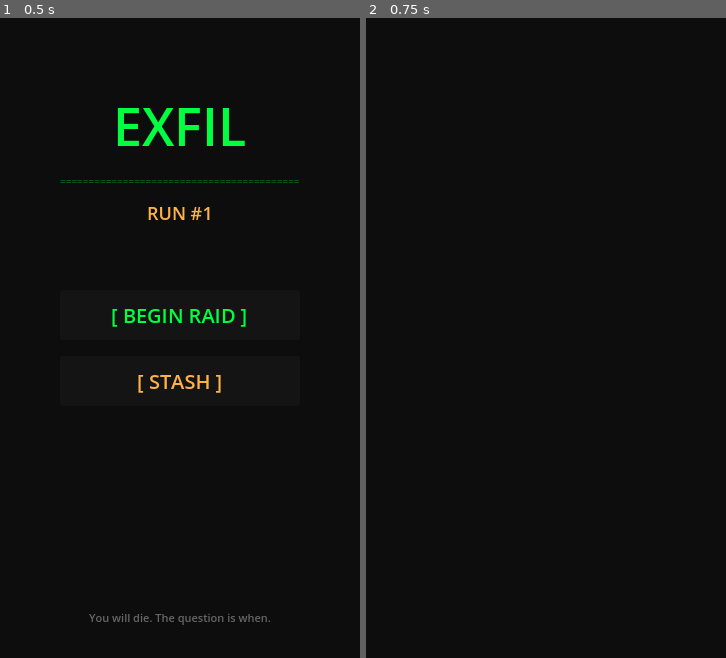
Above: before the commit, frames 1-2 (left to right).
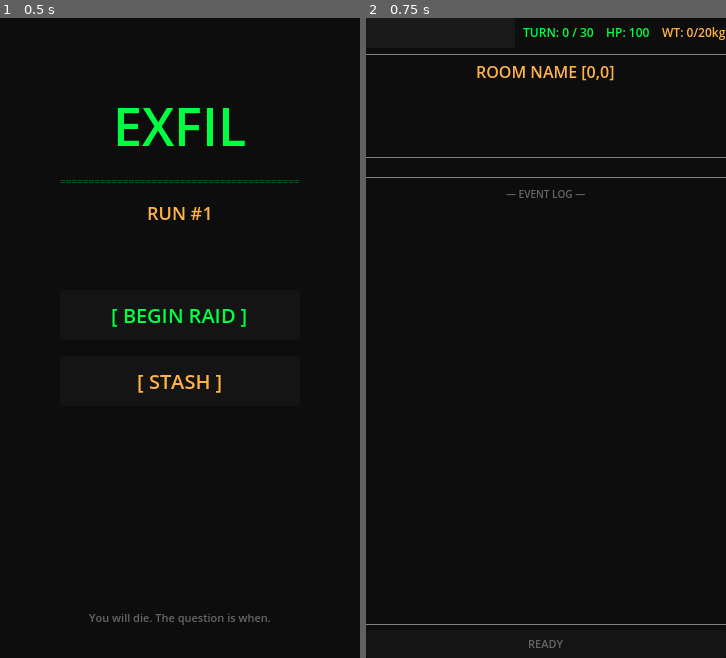
Above: after the commit, the same moments.

Repository: RJDray/Exfil
Game: Godot game, scene res://scenes/MainMenu.tscn
Same seed, same stepped clock (60 frames per second), same inputs: the game is played once before the commit and once after it.
Inputs:
- Up to frame 1 (0.5 s): no input
- Up to frame 2 (0.75 s): click "[ BEGIN RAID ]" at 0.5 s

Frame 1 is identical in both runs. In frame 2, 1.5% of the frame differs, in the area x 0-100%, y 1-99%.
Error after the commit: Parse Error: Cannot infer the type of "item_ref" variable because the value doesn't have a set type. (res://scripts/Raid.gd:366)

Commit message:
feat(scenes): Raid core gameplay — map, turns, movement, loot, combat
5x5 procedural grid map with room types (storage, labs, office,
armory, etc.), atmospheric descriptions, and enemy scaling by distance
and run count. Turn-based movement, room looting with weight limits,
auto-equip weapons, combat with attack/flee, med usage, and
extraction window (turns 25-30). Miss the window = permadeath.

Co-Authored-By: Claude Opus 4.6 <noreply@anthropic.com>

Diff:
--- a/scenes/Raid.tscn
+++ b/scenes/Raid.tscn
@@ -1,4 +1,6 @@
-[gd_scene format=3 uid="uid://placeholder_raid"]
+[gd_scene load_steps=2 format=3 uid="uid://placeholder_raid"]
+
+[ext_resource type="Script" path="res://scripts/Raid.gd" id="1"]
 
 [node name="Raid" type="Control"]
 layout_mode = 3
@@ -7,3 +9,148 @@
 anchor_bottom = 1.0
 grow_horizontal = 2
 grow_vertical = 2
+script = ExtResource("1")
+
+[node name="Background" type="ColorRect" parent="."]
+layout_mode = 1
+anchors_preset = 15
+anchor_right = 1.0
+anchor_bottom = 1.0
+grow_horizontal = 2
+grow_vertical = 2
+color = Color(0.051, 0.051, 0.051, 1)
+
+[node name="MainVBox" type="VBoxContainer" parent="."]
+layout_mode = 1
+anchors_preset = 15
+anchor_right = 1.0
+anchor_bottom = 1.0
+grow_horizontal = 2
+grow_vertical = 2
+
+[node name="TopBar" type="HBoxContainer" parent="MainVBox"]
+layout_mode = 2
+custom_minimum_size = Vector2(0, 30)
+theme_override_constants/separation = 8
+
+[node name="TopBarBG" type="ColorRect" parent="MainVBox/TopBar"]
+layout_mode = 2
+size_flags_horizontal = 3
+color = Color(0.1, 0.1, 0.1, 1)
+
+[node name="TopBarContent" type="HBoxContainer" parent="MainVBox/TopBar"]
+layout_mode = 2
+size_flags_horizontal = 3
+theme_override_constants/separation = 12
+
+[node name="TurnLabel" type="Label" parent="MainVBox/TopBar/TopBarContent"]
+unique_name_in_owner = true
+layout_mode = 2
+size_flags_horizontal = 3
+theme_override_colors/font_color = Color(0, 1, 0.255, 1)
+theme_override_font_sizes/font_size = 12
+text = "TURN: 0 / 30"
+
+[node name="HPLabel" type="Label" parent="MainVBox/TopBar/TopBarContent"]
+unique_name_in_owner = true
+layout_mode = 2
+size_flags_horizontal = 3
+theme_override_colors/font_color = Color(0, 1, 0.255, 1)
+theme_override_font_sizes/font_size = 12
+text = "HP: 100"
+horizontal_alignment = 1
+
+[node name="WeightLabel" type="Label" parent="MainVBox/TopBar/TopBarContent"]
+unique_name_in_owner = true
+layout_mode = 2
+size_flags_horizontal = 3
+theme_override_colors/font_color = Color(1, 0.702, 0.278, 1)
+theme_override_font_sizes/font_size = 12
+text = "WT: 0/20kg"
+horizontal_alignment = 2
+
+[node name="Divider1" type="HSeparator" parent="MainVBox"]
+layout_mode = 2
+theme_override_colors/separator_color = Color(0, 1, 0.255, 0.3)
+
+[node name="RoomTitle" type="Label" parent="MainVBox"]
+unique_name_in_owner = true
+layout_mode = 2
+theme_override_colors/font_color = Color(1, 0.702, 0.278, 1)
+theme_override_font_sizes/font_size = 16
+text = "ROOM NAME [0,0]"
+horizontal_alignment = 1
+
+[node name="ScrollContainer" type="ScrollContainer" parent="MainVBox"]
+layout_mode = 2
+size_flags_vertical = 3
+
+[node name="ContentVBox" type="VBoxContainer" parent="MainVBox/ScrollContainer"]
+layout_mode = 2
+size_flags_horizontal = 3
+size_flags_vertical = 3
+theme_override_constants/separation = 8
+
+[node name="RoomDesc" type="RichTextLabel" parent="MainVBox/ScrollContainer/ContentVBox"]
+unique_name_in_owner = true
+layout_mode = 2
+custom_minimum_size = Vector2(0, 60)
+bbcode_enabled = true
+theme_override_colors/default_color = Color(0.7, 0.7, 0.7, 1)
+theme_override_font_sizes/normal_font_size = 13
+fit_content = true
+scroll_active = false
+text = ""
+
+[node name="Divider2" type="HSeparator" parent="MainVBox/ScrollContainer/ContentVBox"]
+layout_mode = 2
+theme_override_colors/separator_color = Color(0, 1, 0.255, 0.2)
+
+[node name="ActionMargin" type="MarginContainer" parent="MainVBox/ScrollContainer/ContentVBox"]
+layout_mode = 2
+theme_override_constants/margin_left = 12
+theme_override_constants/margin_right = 12
+
+[node name="ActionContainer" type="VBoxContainer" parent="MainVBox/ScrollContainer/ContentVBox/ActionMargin"]
+unique_name_in_owner = true
+layout_mode = 2
+theme_override_constants/separation = 4
+
+[node name="Divider3" type="HSeparator" parent="MainVBox/ScrollContainer/ContentVBox"]
+layout_mode = 2
+theme_override_colors/separator_color = Color(0, 1, 0.255, 0.2)
+
+[node name="LogLabel" type="Label" parent="MainVBox/ScrollContainer/ContentVBox"]
+layout_mode = 2
+theme_override_colors/font_color = Color(0.4, 0.4, 0.4, 1)
+theme_override_font_sizes/font_size = 10
+text = "— EVENT LOG —"
+horizontal_alignment = 1
+
+[node name="LogText" type="RichTextLabel" parent="MainVBox/ScrollContainer/ContentVBox"]
+unique_name_in_owner = true
+layout_mode = 2
+custom_minimum_size = Vector2(0, 100)
+bbcode_enabled = true
+theme_override_colors/default_color = Color(0.6, 0.6, 0.6, 1)
+theme_override_font_sizes/normal_font_size = 11
+fit_content = true
+scroll_active = false
+text = ""
+
+[node name="Divider4" type="HSeparator" parent="MainVBox"]
+layout_mode = 2
+theme_override_colors/separator_color = Color(0, 1, 0.255, 0.3)
+
+[node name="BottomBar" type="PanelContainer" parent="MainVBox"]
+layout_mode = 2
+custom_minimum_size = Vector2(0, 28)
+
+[node name="StatusLabel" type="Label" parent="MainVBox/BottomBar"]
+unique_name_in_owner = true
+layout_mode = 2
+theme_override_colors/font_color = Color(0.4, 0.4, 0.4, 1)
+theme_override_font_sizes/font_size = 11
+text = "READY"
+horizontal_alignment = 1
+vertical_alignment = 1
--- /dev/null
+++ b/scripts/Raid.gd
@@ -0,0 +1,550 @@
+extends Control
+
+## Core raid gameplay — map generation, turns, movement, loot, combat, extraction.
+
+const MAX_TURNS := 30
+const EXTRACT_WINDOW_START := 25
+const EXTRACT_WINDOW_END := 30
+const MAP_SIZE := 5
+
+# Map data
+var rooms: Array = []  # 2D array [x][y] of room dictionaries
+var previous_pos: Vector2i = Vector2i(0, 0)
+
+# Combat state
+var in_combat: bool = false
+var current_enemy: Dictionary = {}
+
+# UI references
+@onready var turn_label: Label = %TurnLabel
+@onready var hp_label: Label = %HPLabel
+@onready var weight_label: Label = %WeightLabel
+@onready var room_title: Label = %RoomTitle
+@onready var room_desc: RichTextLabel = %RoomDesc
+@onready var action_container: VBoxContainer = %ActionContainer
+@onready var log_text: RichTextLabel = %LogText
+@onready var status_label: Label = %StatusLabel
+
+var event_log: Array = []
+
+
+func _ready() -> void:
+	_generate_map()
+	_add_log("[color=#ffb347]RAID BEGINS. You have 30 turns. Extract or die.[/color]")
+	_add_log("You drop into the zone at grid [0,0].")
+	_update_ui()
+	_show_room()
+
+
+# --- Map Generation ---
+
+const ROOM_TYPES := ["storage", "corridor", "labs", "office", "barracks", "medbay", "armory"]
+const ROOM_NAMES := {
+	"storage": ["Storage Unit", "Supply Cache", "Cargo Hold"],
+	"corridor": ["Dark Corridor", "Maintenance Tunnel", "Hallway"],
+	"labs": ["Research Lab", "Chem Lab", "Server Room"],
+	"office": ["Ransacked Office", "Command Post", "Admin Block"],
+	"barracks": ["Barracks", "Guard Post", "Bunkhouse"],
+	"medbay": ["Medical Bay", "Field Hospital", "Triage Room"],
+	"armory": ["Armory", "Weapons Locker", "Arms Cache"],
+	"extraction": ["Extraction Point", "LZ Alpha", "Evac Zone"],
+}
+
+const ROOM_DESCRIPTIONS := {
+	"storage": [
+		"Metal shelves line the walls, most stripped bare. The air smells of rust and old oil.",
+		"Crates are stacked haphazardly. Something has been through here recently.",
+		"A climate-controlled unit. The power is still running — unusual.",
+	],
+	"corridor": [
+		"Flickering overhead lights cast long shadows. Water drips from a cracked pipe.",
+		"The passage is narrow. Boot prints in the dust lead in both directions.",
+		"Emergency lighting bathes everything in dull red. The silence is oppressive.",
+	],
+	"labs": [
+		"Broken glass crunches underfoot. Monitors display corrupted data streams.",
+		"Chemical smell burns your nostrils. Someone left in a hurry.",
+		"Rows of workstations, most smashed. A centrifuge still hums quietly.",
+	],
+	"office": [
+		"Papers scattered everywhere. A coffee mug still warm on the desk.",
+		"Filing cabinets torn open. Whoever was here wanted something specific.",
+		"Corporate logos on the wall. The safe in the corner has been forced open.",
+	],
+	"barracks": [
+		"Bunk beds, lockers, the smell of gun oil. Standard military quarters.",
+		"Personal effects scattered across unmade beds. Left in a hurry.",
+		"Weapon racks line the wall — mostly empty. A few rounds on the floor.",
+	],
+	"medbay": [
+		"Medical supplies strewn across gurneys. The antiseptic smell is strong.",
+		"IV drips hang from stands, bags long empty. Blood on the floor tiles.",
+		"A well-stocked medical station. Someone kept this place maintained.",
+	],
+	"armory": [
+		"Reinforced door hangs off its hinges. Heavy-duty storage racks inside.",
+		"Ammunition crates and weapon cases. Most have been cracked open.",
+		"The good stuff was taken. But not everything.",
+	],
+	"extraction": [
+		"Open ground with clear sight lines. Flares mark the evac zone.",
+		"A helicopter pad. Radio static crackles from a broken transmitter.",
+		"Sandbags and wire mark the extraction perimeter. This is the way out.",
+	],
+}
+
+const ENEMY_NAMES := ["Scav", "Raider", "PMC", "Rogue AI Drone", "Feral Dog"]
+
+
+func _generate_map() -> void:
+	rooms = []
+	var extract_count := 0
+
+	for x in MAP_SIZE:
+		var col: Array = []
+		for y in MAP_SIZE:
+			var room := {}
+
+			if x == 0 and y == 0:
+				# Starting room — always safe
+				room["type"] = "corridor"
+				room["name"] = "Insertion Point"
+				room["desc"] = "You've dropped in. The zone stretches out before you. Move carefully."
+				room["loot"] = []
+				room["enemies"] = []
+				room["is_extract"] = false
+				room["is_looted"] = true
+			else:
+				var is_extract := false
+				# Place extract points at far corners/edges
+				if extract_count < 3:
+					if (x >= 3 and y >= 3) or (x == 4 and y >= 2) or (x >= 2 and y == 4):
+						if randf() < 0.4 or (x == 4 and y == 4 and extract_count == 0):
+							is_extract = true
+							extract_count += 1
+
+				if is_extract:
+					room["type"] = "extraction"
+				else:
+					room["type"] = ROOM_TYPES[randi() % ROOM_TYPES.size()]
+
+				var names_list: Array = ROOM_NAMES.get(room["type"], ["Unknown Room"])
+				room["name"] = names_list[randi() % names_list.size()]
+
+				var descs_list: Array = ROOM_DESCRIPTIONS.get(room["type"], ["An empty room."])
+				room["desc"] = descs_list[randi() % descs_list.size()]
+
+				room["loot"] = ItemDatabase.get_random_loot(room["type"])
+				room["enemies"] = _generate_enemies(x, y)
+				room["is_extract"] = is_extract
+				room["is_looted"] = false
+
+			col.append(room)
+		rooms.append(col)
+
+	# Guarantee at least 2 extract points
+	if extract_count < 2:
+		for _i in range(2 - extract_count):
+			var ex := randi_range(3, 4)
+			var ey := randi_range(3, 4)
+			if rooms[ex][ey]["type"] != "extraction":
+				rooms[ex][ey]["type"] = "extraction"
+				rooms[ex][ey]["name"] = "Extraction Point"
+				rooms[ex][ey]["desc"] = "Open ground with clear sight lines. Flares mark the evac zone."
+				rooms[ex][ey]["is_extract"] = true
+				rooms[ex][ey]["loot"] = ItemDatabase.get_random_loot("extraction")
+
+
+func _generate_enemies(x: int, y: int) -> Array:
+	# More enemies further from start, scaled by run count
+	var distance := x + y
+	var run_bonus: float = GameData.run_count * 0.1
+	var enemy_chance: float = clampf(0.1 + distance * 0.08 + run_bonus, 0.0, 0.8)
+
+	var enemies: Array = []
+	var count := 0
+	if randf() < enemy_chance:
+		count = 1
+		if distance >= 4 and randf() < 0.3 + run_bonus:
+			count = 2
+
+	for _i in count:
+		var base_hp := randi_range(20, 40) + GameData.run_count * 5
+		var base_dmg := randi_range(5, 15) + GameData.run_count * 2
+		enemies.append({
+			"name": ENEMY_NAMES[randi() % ENEMY_NAMES.size()],
+			"hp": base_hp,
+			"max_hp": base_hp,
+			"damage": base_dmg,
+		})
+
+	return enemies
+
+
+# --- UI ---
+
+func _update_ui() -> void:
+	var turn_color := "#00ff41"
+	if GameData.current_turn >= EXTRACT_WINDOW_START:
+		turn_color = "#ff4444"
+	elif GameData.current_turn >= 20:
+		turn_color = "#ffb347"
+	turn_label.text = "TURN: %d / %d" % [GameData.current_turn, MAX_TURNS]
+
+	var hp_color := "#00ff41"
+	if GameData.current_hp < 30:
+		hp_color = "#ff4444"
+	elif GameData.current_hp < 60:
+		hp_color = "#ffb347"
+	hp_label.text = "HP: %d" % GameData.current_hp
+
+	weight_label.text = "WT: %.1f/%dkg" % [GameData.current_weight, GameData.max_weight]
+
+	var pos := GameData.player_pos
+	var room: Dictionary = rooms[pos.x][pos.y]
+	room_title.text = "%s [%d,%d]" % [room["name"], pos.x, pos.y]
+
+	# Update status bar
+	if GameData.current_turn >= EXTRACT_WINDOW_START and GameData.current_turn <= EXTRACT_WINDOW_END:
+		status_label.text = "!! EXTRACTION WINDOW OPEN — GET OUT NOW !!"
+	elif GameData.current_turn >= 20:
+		status_label.text = "Extract window opens in %d turns" % (EXTRACT_WINDOW_START - GameData.current_turn)
+	else:
+		status_label.text = "Grid [%d,%d] | Dmg: %d" % [pos.x, pos.y, GameData.get_player_damage()]
+
+
+func _show_room() -> void:
+	var pos := GameData.player_pos
+	var room: Dictionary = rooms[pos.x][pos.y]
+
+	# Room description
+	room_desc.clear()
+	room_desc.push_color(Color(0.7, 0.7, 0.7))
+	room_desc.add_text(room["desc"])
+	room_desc.pop()
+
+	if room["is_extract"]:
+		room_desc.newline()
+		room_desc.push_color(Color(0, 1, 0.25))
+		room_desc.add_text("[EXTRACTION POINT]")
+		room_desc.pop()
+
+	# Check for enemies
+	if room["enemies"].size() > 0 and not in_combat:
+		in_combat = true
+		current_enemy = room["enemies"][0]
+		_add_log("[color=#ff4444]CONTACT! %s (HP: %d, DMG: %d)[/color]" % [
+			current_enemy["name"], current_enemy["hp"], current_enemy["damage"]
+		])
+		_show_combat_actions()
+		return
+
+	# Check for loot
+	if not room["is_looted"] and room["loot"].size() > 0:
+		room_desc.newline()
+		room_desc.push_color(Color(1, 0.702, 0.278))
+		room_desc.add_text("Items visible: %d" % room["loot"].size())
+		room_desc.pop()
+
+	_show_normal_actions()
+
+
+func _clear_actions() -> void:
+	for child in action_container.get_children():
+		child.queue_free()
+
+
+func _add_action_button(text: String, callback: Callable, color: Color = Color(0, 1, 0.25)) -> void:
+	var btn := Button.new()
+	btn.text = text
+	btn.custom_minimum_size = Vector2(0, 40)
+	btn.add_theme_color_override("font_color", color)
+	btn.add_theme_font_size_override("font_size", 14)
+	btn.pressed.connect(callback)
+	action_container.add_child(btn)
+
+
+func _show_normal_actions() -> void:
+	_clear_actions()
+	var pos := GameData.player_pos
+
+	# Movement
+	if pos.y < MAP_SIZE - 1:
+		_add_action_button("> MOVE NORTH", _move_north)
+	if pos.y > 0:
+		_add_action_button("> MOVE SOUTH", _move_south)
+	if pos.x < MAP_SIZE - 1:
+		_add_action_button("> MOVE EAST", _move_east)
+	if pos.x > 0:
+		_add_action_button("> MOVE WEST", _move_west)
+
+	# Loot
+	var room: Dictionary = rooms[pos.x][pos.y]
+	if not room["is_looted"] and room["loot"].size() > 0:
+		_add_action_button("> LOOT ROOM", _loot_room, Color(1, 0.702, 0.278))
+
+	# Meds in inventory
+	for i in GameData.inventory.size():
+		var item: Dictionary = GameData.inventory[i]
+		if item.get("type") == "med":
+			var btn_text := "> USE %s (HP+%d)" % [item["name"].to_upper(), item.get("heal", 0)]
+			var idx := i
+			_add_action_button(btn_text, func(): _use_med(idx), Color(0.3, 0.8, 1.0))
+
+	# Hide (skip turn)
+	_add_action_button("> HIDE (skip turn)", _hide, Color(0.6, 0.6, 0.6))
+
+	# Inventory
+	_add_action_button("> CHECK INVENTORY", _check_inventory, Color(0.6, 0.6, 0.6))
+
+	# Extract
+	if room["is_extract"]:
+		if GameData.current_turn >= EXTRACT_WINDOW_START and GameData.current_turn <= EXTRACT_WINDOW_END:
+			_add_action_button(">> EXTRACT <<", _extract, Color(0, 1, 0))
+		else:
+			_add_action_button("> EXTRACT (locked)", _try_extract_early, Color(0.4, 0.4, 0.4))
+
+
+func _show_combat_actions() -> void:
+	_clear_actions()
+	_add_action_button("> ATTACK (%d dmg)" % GameData.get_player_damage(), _attack, Color(1, 0.3, 0.3))
+	_add_action_button("> FLEE (60%%, costs 2 turns)", _flee, Color(1, 0.702, 0.278))
+
+	# Allow med use in combat
+	for i in GameData.inventory.size():
+		var item: Dictionary = GameData.inventory[i]
+		if item.get("type") == "med":
+			var btn_text := "> USE %s (HP+%d)" % [item["name"].to_upper(), item.get("heal", 0)]
+			var idx := i
+			_add_action_button(btn_text, func(): _use_med_combat(idx), Color(0.3, 0.8, 1.0))
+
+
+# --- Actions ---
+
+func _advance_turn(cost: int = 1) -> void:
+	GameData.current_turn += cost
+
+	# Check if past extraction window — permadeath
+	if GameData.current_turn > EXTRACT_WINDOW_END:
+		_add_log("[color=#ff4444]The extraction window has closed. You are trapped.[/color]")
+		_add_log("[color=#ff4444]No one is coming for you.[/color]")
+		await get_tree().create_timer(1.5).timeout
+		_die()
+		return
+
+	_update_ui()
+
+
+func _move(direction: Vector2i, dir_name: String) -> void:
+	if in_combat:
+		return
+	previous_pos = GameData.player_pos
+	GameData.player_pos += direction
+	_advance_turn()
+	_add_log("Moved %s to [%d,%d]" % [dir_name, GameData.player_pos.x, GameData.player_pos.y])
+	_update_ui()
+	_show_room()
+
+
+func _move_north() -> void: _move(Vector2i(0, 1), "NORTH")
+func _move_south() -> void: _move(Vector2i(0, -1), "SOUTH")
+func _move_east() -> void: _move(Vector2i(1, 0), "EAST")
+func _move_west() -> void: _move(Vector2i(-1, 0), "WEST")
+
+
+func _loot_room() -> void:
+	var pos := GameData.player_pos
+	var room: Dictionary = rooms[pos.x][pos.y]
+	if room["is_looted"] or room["loot"].size() == 0:
+		_add_log("Nothing left to loot here.")
+		return
+
+	_clear_actions()
+
+	# Show loot items as pickup buttons
+	for item in room["loot"]:
+		var item_ref := item
+		var btn_text := "> TAKE: %s (%.1fkg, %dxp)" % [item["name"], item["weight"], item["value"]]
+		_add_action_button(btn_text, func(): _pick_up_item(item_ref), Color(1, 0.702, 0.278))
+
+	_add_action_button("> DONE LOOTING", func():
+		rooms[pos.x][pos.y]["is_looted"] = true
+		_advance_turn()
+		_add_log("Finished looting.")
+		_update_ui()
+		_show_room()
+	, Color(0.6, 0.6, 0.6))
+
+
+func _pick_up_item(item: Dictionary) -> void:
+	if GameData.add_to_inventory(item):
+		_add_log("[color=#ffb347]Picked up: %s[/color]" % item["name"])
+		var pos := GameData.player_pos
+		var loot: Array = rooms[pos.x][pos.y]["loot"]
+		for i in loot.size():
+			if loot[i].get("name") == item.get("name"):
+				loot.remove_at(i)
+				break
+		_update_ui()
+		# Refresh loot display
+		if loot.size() > 0:
+			_loot_room()
+		else:
+			rooms[pos.x][pos.y]["is_looted"] = true
+			_advance_turn()
+			_show_room()
+	else:
+		_add_log("[color=#ff4444]Too heavy! Can't carry that.[/color]")
+
+
+func _hide() -> void:
+	_advance_turn()
+	_add_log("You hold position and wait. Turn passes.")
+	_update_ui()
+	_show_room()
+
+
+func _check_inventory() -> void:
+	_clear_actions()
+	if GameData.inventory.size() == 0:
+		_add_log("Inventory is empty.")
+	else:
+		_add_log("[color=#ffb347]--- INVENTORY ---[/color]")
+		for item in GameData.inventory:
+			var extra := ""
+			if item.get("type") == "weapon":
+				extra = " [DMG:%d]" % item.get("damage", 0)
+			elif item.get("type") == "med":
+				extra = " [HEAL:%d]" % item.get("heal", 0)
+			_add_log("  %s (%.1fkg, %dxp)%s" % [item["name"], item["weight"], item["value"], extra])
+		if not GameData.equipped_weapon.is_empty():
+			_add_log("[color=#00ff41]Equipped: %s[/color]" % GameData.equipped_weapon["name"])
+
+	_add_action_button("> BACK", func():
+		_update_ui()
+		_show_room()
+	, Color(0.6, 0.6, 0.6))
+
+
+func _use_med(index: int) -> void:
+	var heal := GameData.use_med(index)
+	if heal > 0:
+		_add_log("[color=#4dc8ff]Used medicine. Healed %d HP.[/color]" % heal)
+		_advance_turn()
+		_update_ui()
+		_show_room()
+
+
+func _use_med_combat(index: int) -> void:
+	var heal := GameData.use_med(index)
+	if heal > 0:
+		_add_log("[color=#4dc8ff]Used medicine. Healed %d HP.[/color]" % heal)
+		# Enemy gets a free hit
+		_enemy_attacks()
+		if GameData.current_hp <= 0:
+			return
+		_advance_turn()
+		_update_ui()
+		_show_combat_actions()
+
+
+# --- Combat ---
+
+func _attack() -> void:
+	var dmg := GameData.get_player_damage()
+	current_enemy["hp"] -= dmg
+	_add_log("You hit %s for %d damage." % [current_enemy["name"], dmg])
+
+	if current_enemy["hp"] <= 0:
+		_add_log("[color=#00ff41]%s eliminated.[/color]" % current_enemy["name"])
+		# Remove enemy from room
+		var pos := GameData.player_pos
+		var enemies: Array = rooms[pos.x][pos.y]["enemies"]
+		for i in enemies.size():
+			if enemies[i] == current_enemy:
+				enemies.remove_at(i)
+				break
+		in_combat = false
+		current_enemy = {}
+		_advance_turn()
+		_update_ui()
+		_show_room()
+		return
+
+	# Enemy attacks back
+	_enemy_attacks()
+	if GameData.current_hp <= 0:
+		return
+
+	_advance_turn()
+	_update_ui()
+	_show_combat_actions()
+
+
+func _enemy_attacks() -> void:
+	var enemy_dmg: int = current_enemy["damage"]
+	GameData.current_hp -= enemy_dmg
+	_add_log("[color=#ff4444]%s hits you for %d damage![/color]" % [current_enemy["name"], enemy_dmg])
+
+	if GameData.current_hp <= 0:
+		GameData.current_hp = 0
+		_add_log("[color=#ff4444]YOU ARE DEAD.[/color]")
+		_update_ui()
+		await get_tree().create_timer(1.5).timeout
+		_die()
+
+
+func _flee() -> void:
+	if randf() < 0.6:
+		_add_log("[color=#ffb347]You disengage and fall back![/color]")
+		in_combat = false
+		current_enemy = {}
+		GameData.player_pos = previous_pos
+		_advance_turn(2)
+		_update_ui()
+		_show_room()
+	else:
+		_add_log("[color=#ff4444]Failed to escape![/color]")
+		_enemy_attacks()
+		if GameData.current_hp <= 0:
+			return
+		_advance_turn(2)
+		_update_ui()
+		_show_combat_actions()
+
+
+# --- Extraction ---
+
+func _extract() -> void:
+	_add_log("[color=#00ff41]EXTRACTING... You made it out.[/color]")
+	var score := GameData.get_inventory_value()
+	GameData.record_extraction(GameData.inventory, score)
+	await get_tree().create_timer(1.0).timeout
+	get_tree().change_scene_to_file("res://scenes/PostRaid.tscn")
+
+
+func _try_extract_early() -> void:
+	var remaining := EXTRACT_WINDOW_START - GameData.current_turn
+	if remaining > 0:
+		_add_log("[color=#ffb347]Extraction not available yet — %d turns remaining.[/color]" % remaining)
+	else:
+		_add_log("[color=#ff4444]Extraction window has closed. You are trapped.[/color]")
+
+
+func _die() -> void:
+	var score := GameData.get_inventory_value()
+	GameData.record_death(score)
+	get_tree().change_scene_to_file("res://scenes/PostRaid.tscn")
+
+
+# --- Event Log ---
+
+func _add_log(message: String) -> void:
+	event_log.push_front(message)
+	if event_log.size() > 5:
+		event_log.resize(5)
+
+	log_text.clear()
+	for entry in event_log:
+		log_text.append_text(entry)
+		log_text.newline()
